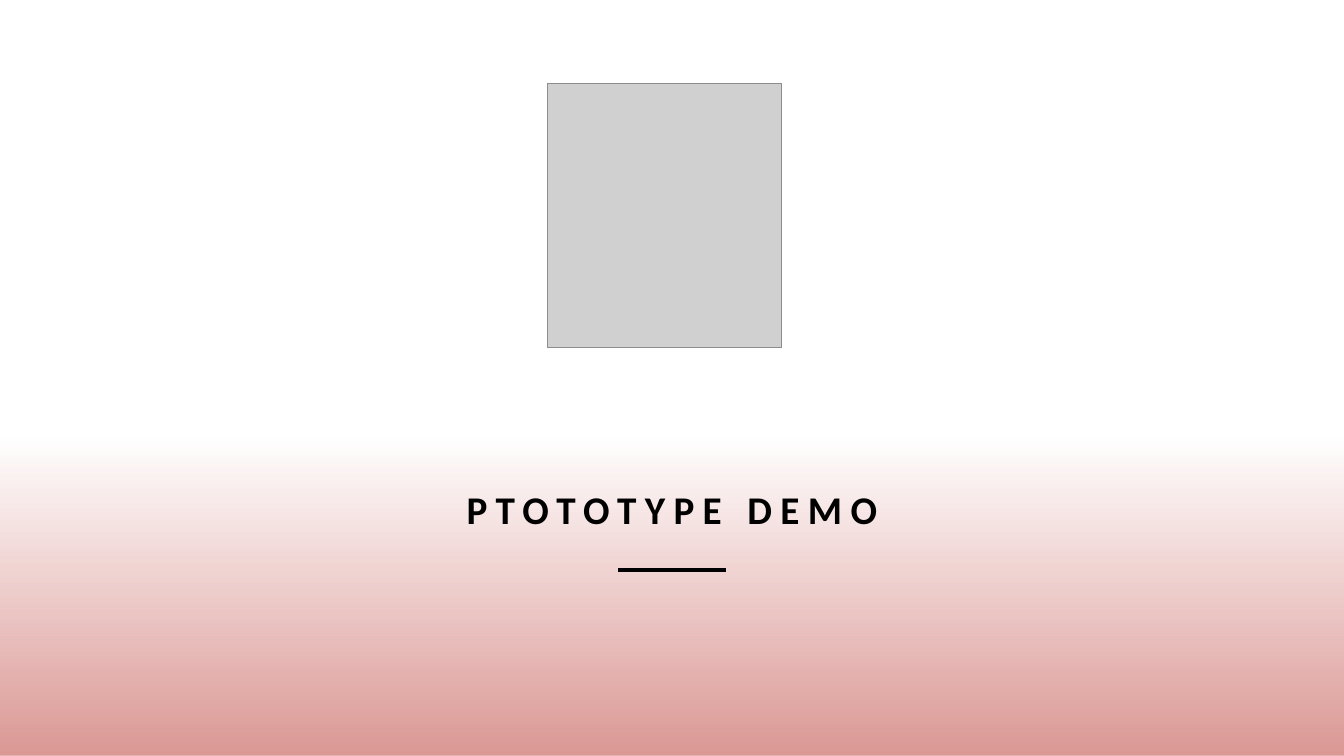
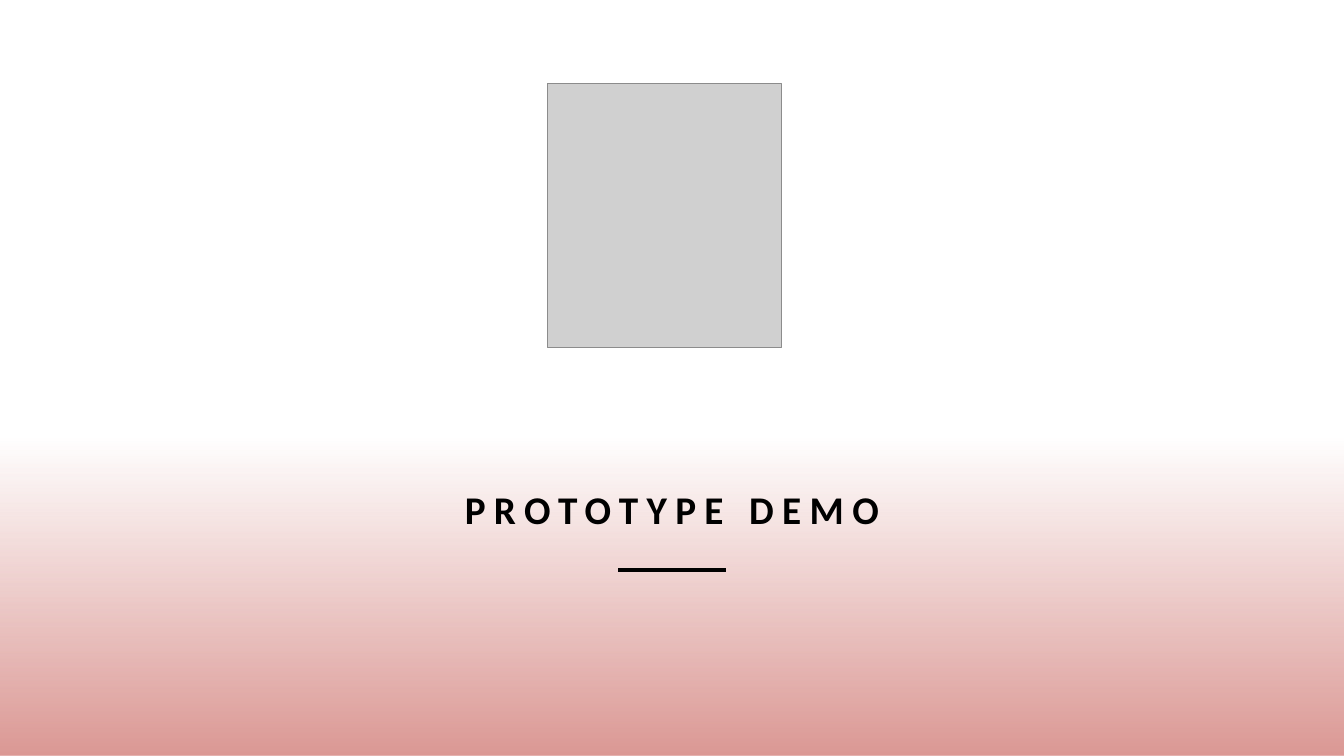
Before and after one commit to Snechar/CaretakerSim, a slide deck: slide 8 of Documents/Pitch.pptx. Drawn at 1344x756 pixels with LibreOffice and Linux fonts; fonts in the diff are those of the drawing; grey boxes stand for pictures. Boxes give left, top, right and bottom in pixels: in the first picture for what was removed or moved away, otherwise in the second. Text is boxed around its words. In the diff, an @@ line names an element or a change of style, - is before the commit and + after.

```diff
--- a/Documents/Pitch.pptx
+++ b/Documents/Pitch.pptx
@@ title at [465,498,879,525]: text changed @@
-PTOTOTYPE DEMO
+PROTOTYPE DEMO
```
Also in this commit, not shown: 1 other slide changed, 3 other files.
